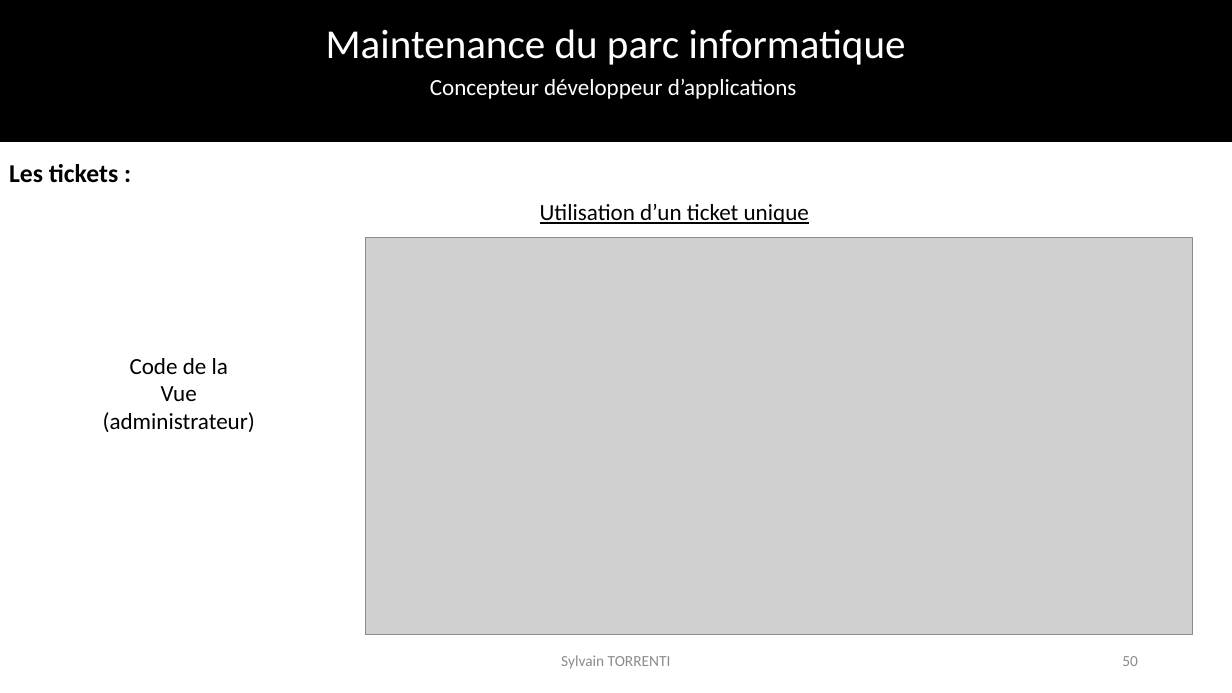
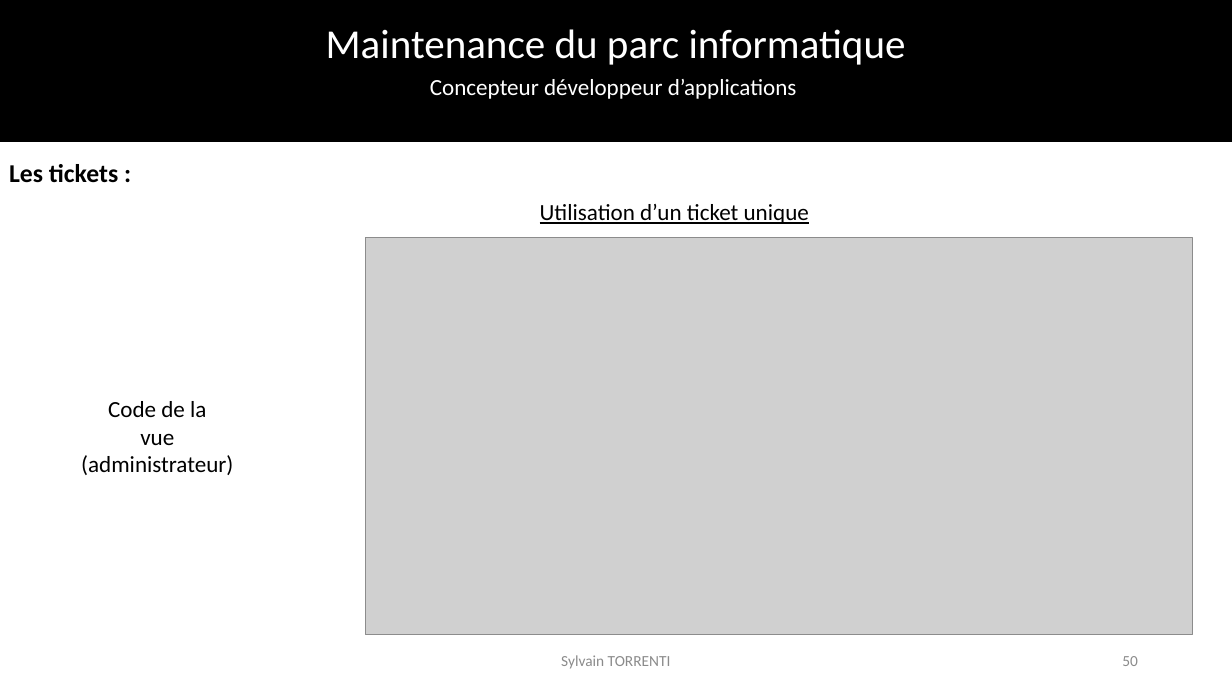
Before and after one commit to SylvainTorrenti/Fil_Rouge, a slide deck: slide 50 of presentation/Presentation epcf.pptx. Drawn at 1232x693 pixels with LibreOffice and Linux fonts; fonts in the diff are those of the drawing; grey boxes stand for pictures; background and template pictures are left out. Boxes give left, top, right and bottom in pixels: in the first picture for what was removed or moved away, otherwise in the second. Text is boxed around its words. In the diff, an @@ line names an element or a change of style, - is before the commit and + after.

```diff
--- a/presentation/Presentation epcf.pptx
+++ b/presentation/Presentation epcf.pptx
@@ text "Code de la" moved from (x1=103, y1=358, x2=255, y2=432) to (x1=81, y1=401, x2=233, y2=475) @@
@@ text at (x1=140, y1=433, x2=174, y2=445): text changed @@
-Vue
+vue
```
Also in this commit, not shown: 34 other slides changed.
